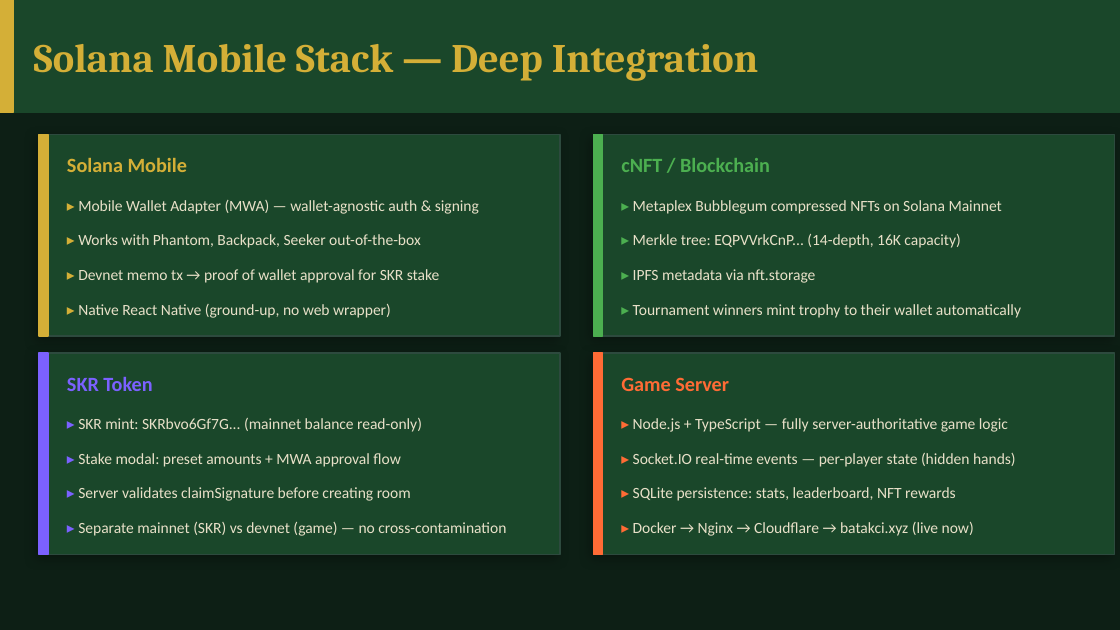
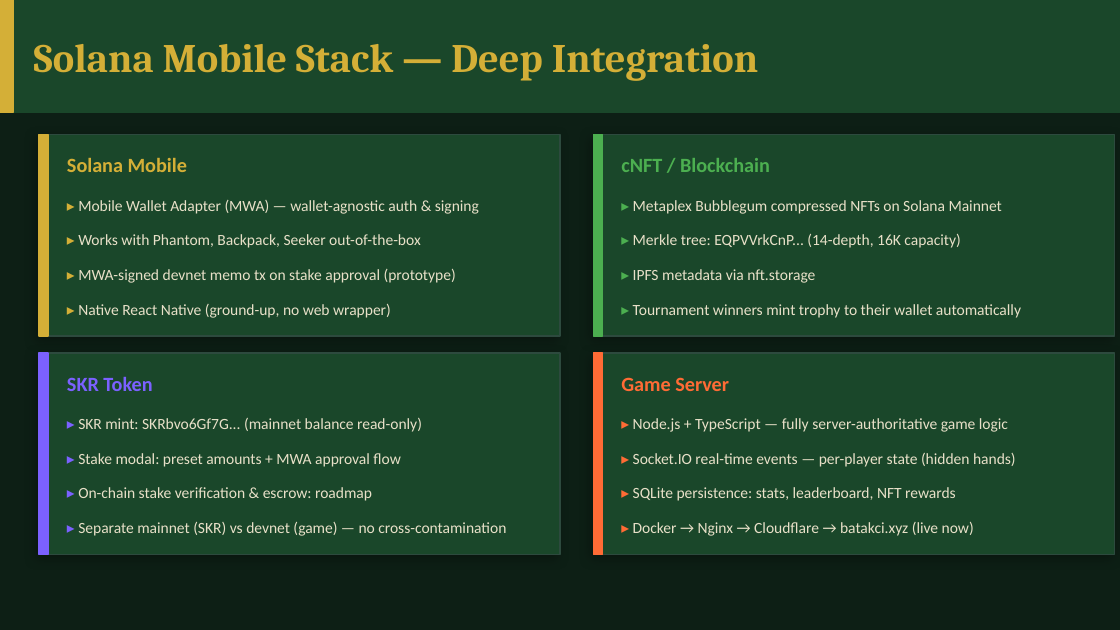
Before and after one commit to mesahin001/batak, a slide deck: slide 4 of demo/batak_pitch_deck.pptx. Drawn at 1120x630 pixels with LibreOffice and Linux fonts; fonts in the diff are those of the drawing. Boxes give left, top, right and bottom in pixels: in the first picture for what was removed or moved away, otherwise in the second. Text is boxed around its words. In the diff, an @@ line names an element or a change of style, - is before the commit and + after.

```diff
--- a/demo/batak_pitch_deck.pptx
+++ b/demo/batak_pitch_deck.pptx
@@ text at (78, 269, 456, 283): text changed @@
-▸ Devnet memo tx → proof of wallet approval for SKR stake
+▸ MWA-signed devnet memo tx on stake approval (prototype)
@@ text at (78, 487, 372, 501): text changed @@
-▸ Server validates claimSignature before creating room
+▸ On-chain stake verification & escrow: roadmap
```
Also in this commit, not shown: 3 other slides changed.
